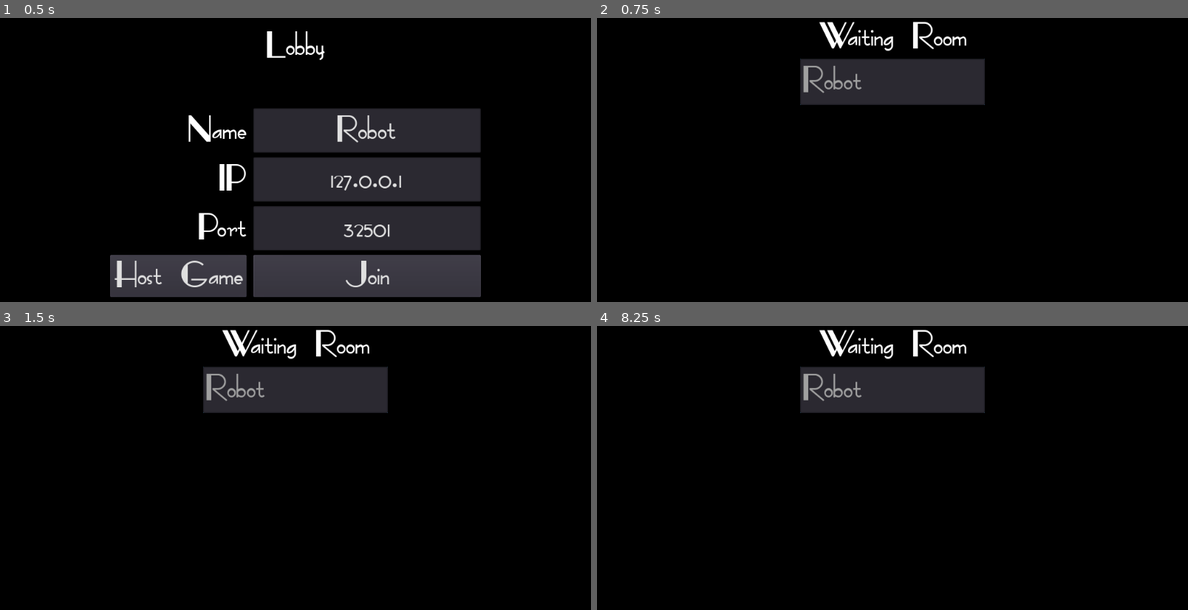
Above: before the commit, frames 1-4 (two rows, left to right).
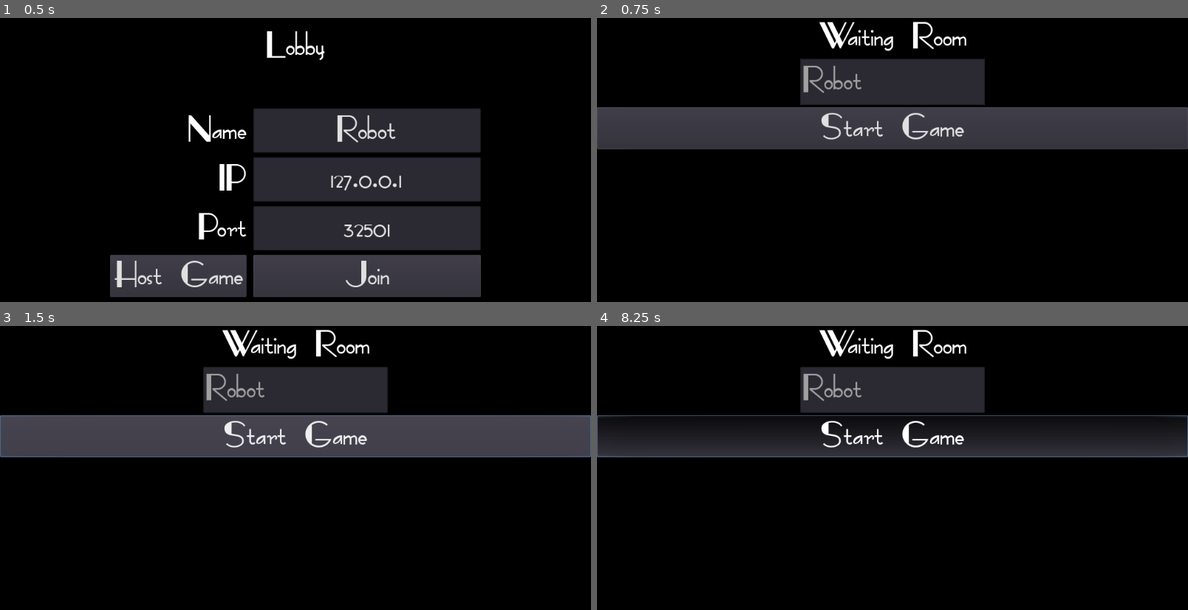
Above: after the commit, the same moments.

Repository: Vardantex/Getaway-Tutorial
Game: Godot game, scene res://Lobby/Lobby.tscn
Same seed, same stepped clock (60 frames per second), same inputs: the game is played once before the commit and once after it.
Inputs (mouse positions are in pixels of both pictures, inside the frame that each line leads up to):
- Up to frame 1 (0.5 s): no input
- Up to frame 2 (0.75 s): click "Host Game" at 0.5 s
- Up to frame 3 (1.5 s): click (295, 436) at 1.25 s, where only the run after the commit has a clickable "Start Game"
- Up to frame 4 (8.25 s): click (892, 436) at 2 s, where only the run after the commit has a clickable "Start Game"; click "Join" at 2.75 s; tap Enter at 3.5, 5, 6.5 s; hold D (WASD_RIGHT) 3.53-4.28 s; tap Space (BRAKE) at 4.25, 5.75, 7.25 s; hold Space (BRAKE) 4.28-5.03 s; hold D (WASD_RIGHT) 5.03-5.78 s; hold W (WASD_FORWARD) 5.78-6.53 s; hold A (WASD_LEFT) 6.53-8.03 s; hold Space (BRAKE) from 8.03 s (still down)

Frame 1 is identical in both runs. In frame 2, 15% of the frame differs, in the area x 0-100%, y 31-47%; in frame 3, 15%, in the area x 0-100%, y 14-47%; in frame 4, 11%.

Commit message:
Multiplayer player spawn

Diff:
--- a/Godot Getaway/Lobby/Lobby.gd
+++ b/Godot Getaway/Lobby/Lobby.gd
@@ -13,8 +13,11 @@
 
 func _on_HostButton_pressed() -> void:
 	Network.selected_port = int(port.text)
+	Network.create_server()
 
-	Network.create_server()
+	#Call the read button group
+	get_tree().call_group("HostOnly", "show")
+
 	#show the waiting lobby GUI
 	create_waiting_room()
 
@@ -36,3 +39,7 @@
 	$WaitingRoom.popup_centered()
 	#Refresh players on the network
 	$WaitingRoom.refresh_players(Network.players)
+
+
+func _on_ReadyButton_pressed() -> void:
+	Network.start_game()
--- a/Godot Getaway/Lobby/Lobby.tscn
+++ b/Godot Getaway/Lobby/Lobby.tscn
@@ -102,6 +102,20 @@
 
 [node name="WaitingRoom" parent="." groups=["WaitingRoom"] instance=ExtResource( 2 )]
 
+[node name="Label" parent="WaitingRoom/VBoxContainer" index="0"]
+margin_bottom = 67.0
+
+[node name="CenterContainer" parent="WaitingRoom/VBoxContainer" index="1"]
+margin_top = 71.0
+margin_bottom = 222.0
+
+[node name="ItemList" parent="WaitingRoom/VBoxContainer/CenterContainer" index="0"]
+margin_bottom = 151.0
+items = [ "Player 1", null, false, "Player 2", null, false ]
+
 [connection signal="text_changed" from="VBoxContainer/CenterContainer/GridContainer/NameTextBox" to="." method="_on_NameTextBox_text_changed"]
 [connection signal="pressed" from="VBoxContainer/CenterContainer/GridContainer/HostButton" to="." method="_on_HostButton_pressed"]
 [connection signal="pressed" from="VBoxContainer/CenterContainer/GridContainer/JoinButton" to="." method="_on_JoinButton_pressed"]
+[connection signal="pressed" from="WaitingRoom/VBoxContainer/ReadyButton" to="." method="_on_ReadyButton_pressed"]
+
+[editable path="WaitingRoom"]
--- a/Godot Getaway/Lobby/WaitingRoom.tscn
+++ b/Godot Getaway/Lobby/WaitingRoom.tscn
@@ -3,6 +3,7 @@
 [ext_resource path="res://Lobby/WaitingRoom.gd" type="Script" id=1]
 
 [node name="WaitingRoom" type="Popup"]
+visible = true
 anchor_right = 1.0
 anchor_bottom = 1.0
 script = ExtResource( 1 )
@@ -34,3 +35,10 @@
 rect_min_size = Vector2( 320, 0 )
 items = [ "Player 1", null, false, "Player 2", null, false ]
 auto_height = true
+
+[node name="ReadyButton" type="Button" parent="VBoxContainer" groups=["HostOnly"]]
+visible = false
+margin_top = 67.0
+margin_right = 1024.0
+margin_bottom = 87.0
+text = "Start Game"
--- a/Godot Getaway/Networking/Network.gd
+++ b/Godot Getaway/Networking/Network.gd
@@ -76,3 +76,11 @@
 #Refresh the waiting room lobby for all players
 sync func update_waiting_room():
 	get_tree().call_group("WaitingRoom", "refresh_players", players)
+
+#only the host can start game
+func start_game():
+	rpc("load_world")
+
+#When host start game, load world for all users
+sync func load_world():
+	get_tree().change_scene("res://World/World.tscn")
--- /dev/null
+++ b/Godot Getaway/World/World.gd
@@ -0,0 +1,23 @@
+extends Spatial
+
+
+func _ready() -> void:
+	#Spawn host player at startup
+	spawn_local_player()
+	#Spawn other players at startup, Pass in their id for name
+	rpc("spawn_remote_player", Network.local_player_id)
+
+
+
+func spawn_local_player():
+	var new_player = preload("res://Player/Player.tscn").instance()
+	#Set a player name to the network name
+	new_player.name = str(Network.local_player_id)
+	$Players.add_child(new_player)
+
+#Similar function to local player spawn func
+remote func spawn_remote_player(id):
+	var new_player = preload("res://Player/Player.tscn").instance()
+	#Set a player name to the network name
+	new_player.name = str(id)
+	$Players.add_child(new_player)
--- a/Godot Getaway/World/World.tscn
+++ b/Godot Getaway/World/World.tscn
@@ -1,11 +1,12 @@
 [gd_scene load_steps=3 format=2]
 
-[ext_resource path="res://Player/Player.tscn" type="PackedScene" id=1]
+[ext_resource path="res://World/World.gd" type="Script" id=1]
 
 [sub_resource type="SpatialMaterial" id=1]
 albedo_color = Color( 0, 0, 0, 1 )
 
 [node name="World" type="Spatial"]
+script = ExtResource( 1 )
 
 [node name="Floor" type="CSGBox" parent="."]
 use_collision = true
@@ -100,5 +101,4 @@
 depth = 4.0
 material = SubResource( 1 )
 
-[node name="Player" parent="." instance=ExtResource( 1 )]
-transform = Transform( 1, 0, 0, 0, 1, 0, 0, 0, 1, 0, 2.14303, 10.4194 )
+[node name="Players" type="Node" parent="."]
